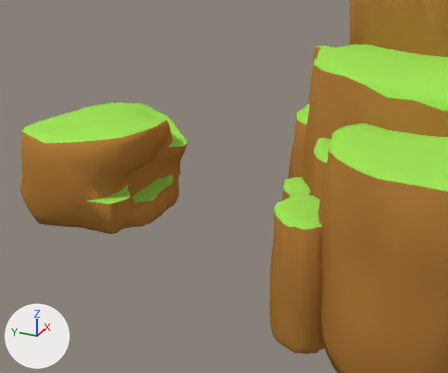
Renders of the Blender file HiddenHarmony/Assets/Models/Hub/EntranceCliffs.blend from each side of a commit.
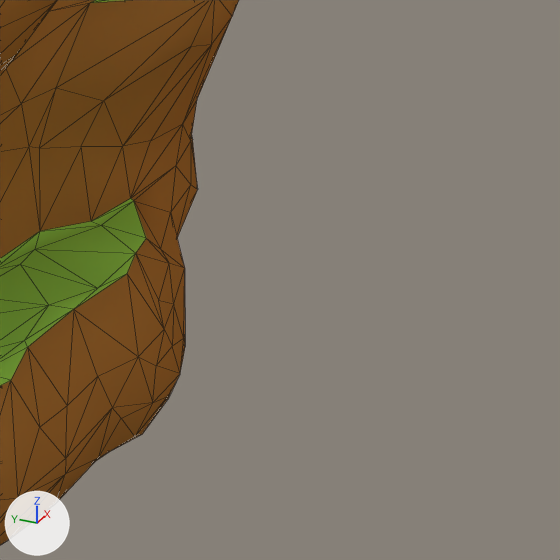
Old and new are each drawn from a 50 mm lens placed at (-23.2, -10.83, 13.16), pointed at (2.62, 0.78, 0.25) and again close up on the part from 34% to 51% of the width and 39% to 60% of the height. Lighting does not change. The marker at lower left points along +X, +Y and +Z. The close-ups show mesh edges as thin lines.
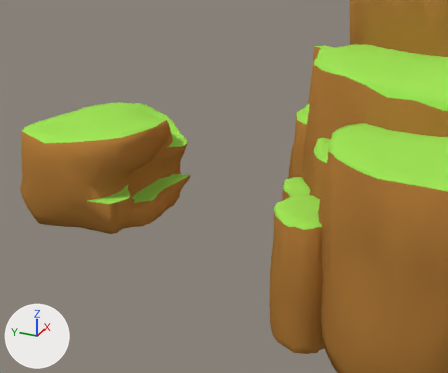
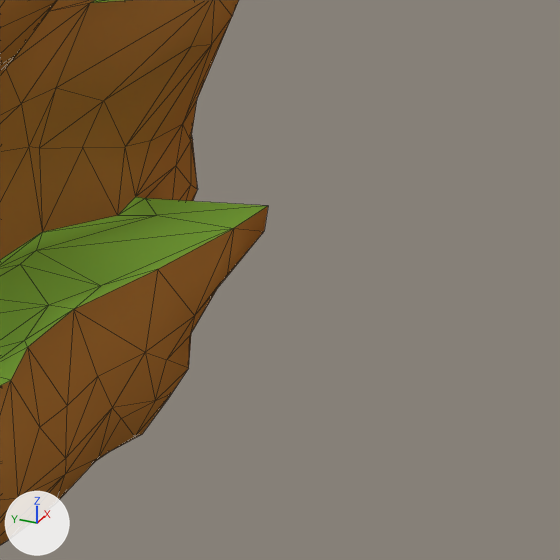
Where the change shows, as pixel boxes [x1, y1, x2, y2] in the close-ups (560 x 560 px; the box of a moved part takes in the faces that stretch with it):
'Sphere', reshaped
    before: [0, 0, 239, 545]
    after: [0, 0, 268, 545]
part 1 of me_sphere_001, moved or reshaped
    before: [0, 44, 212, 437]
    after: [0, 44, 268, 437]

What the commit changed:
me_sphere_001 has 589 vertices, 1174 faces and spans x -2.96..4.15, y -3.51..3.74, z -1.45..3.6.
me_sphere_001 is used by ob_sphere; location (0.0, 6.133, 0.596); scale (1.28, 1.0, 1.0).
Part 1, on me_sphere_001:
Vertex 7 of me_sphere_001 moves from (1.04, -3.34, -0.46) at pixel (164, 329) to (1.24, -3.43, -0.45) at pixel (194, 315).
Vertex 34 of me_sphere_001 moves from (1.72, -2.63, 0.02) at pixel (130, 198) to (1.74, -2.65, 0.03) at pixel (135, 196).
Vertex 38 of me_sphere_001 moves from (1.36, -2.57, 0.02) at pixel (91, 221) to (1.47, -2.7, 0.03) at pixel (117, 215).
Vertex 140 of me_sphere_001 moves from (1.19, -3.34, -0.87) at pixel (180, 373) to (1.25, -3.36, -0.86) at pixel (188, 368).
Vertex 143 of me_sphere_001 moves from (1.33, -2.55, 0.59) at pixel (81, 146) to (1.33, -2.56, 0.58) at pixel (82, 147).
Vertex 188 of me_sphere_001 moves from (1.14, -2.34, 0.02) at pixel (39, 231) to (1.14, -2.35, 0.02) at pixel (42, 232).
Vertex 219 of me_sphere_001 moves from (0.92, -2.46, 0.02) at pixel (34, 249) to (0.92, -2.47, 0.02) at pixel (36, 250).
Vertex 381 of me_sphere_001 moves from (1.29, -3.05, 0.02) at pixel (146, 238) to (1.88, -3.58, 0.06) at pixel (268, 205).
Vertex 430 of me_sphere_001 moves from (1.64, -2.64, 0.45) at pixel (122, 146) to (1.64, -2.65, 0.45) at pixel (125, 146).
Vertex 518 of me_sphere_001 moves from (1.34, -2.67, 0.02) at pixel (101, 225) to (1.57, -2.93, 0.03) at pixel (156, 215).
Vertex 519 of me_sphere_001 moves from (1.7, -2.67, 0.02) at pixel (133, 200) to (1.74, -2.72, 0.03) at pixel (145, 198).
Vertex 522 of me_sphere_001 moves from (1.54, -2.97, -0.21) at pixel (160, 249) to (1.9, -3.26, -0.17).
Vertex 523 of me_sphere_001 moves from (0.84, -3.21, 0.02) at pixel (127, 273) to (0.98, -3.35, 0.01) at pixel (157, 269).
Vertex 526 of me_sphere_001 moves from (1.09, -3.1, 0.02) at pixel (135, 253) to (1.56, -3.53, 0.04) at pixel (233, 228).
Vertex 530 of me_sphere_001 moves from (0.73, -3.35, -0.49) at pixel (138, 356) to (0.78, -3.37, -0.48) at pixel (145, 352).
Vertex 533 of me_sphere_001 moves from (0.85, -3.36, -0.9) at pixel (152, 402) to (0.87, -3.37, -0.89) at pixel (155, 400).
Vertex 542 of me_sphere_001 moves from (1.49, -3.16, -0.81) at pixel (183, 338) to (1.55, -3.18, -0.8) at pixel (191, 332).
Vertex 543 of me_sphere_001 moves from (1.38, -3.18, -0.49) at pixel (173, 304) to (1.67, -3.34, -0.45) at pixel (220, 282).
Vertex 544 of me_sphere_001 moves from (0.63, -3.14, 0.02) at pixel (97, 288) to (0.65, -3.15, 0.03) at pixel (101, 285).
Vertex 556 of me_sphere_001 moves from (0.9, -3.36, -0.65) at pixel (156, 365) to (0.98, -3.39, -0.64) at pixel (166, 359).
Vertex 560 of me_sphere_001 moves from (1.7, -3.05, -0.41) at pixel (184, 268) to (1.85, -3.1, -0.37).
Vertex 561 of me_sphere_001 moves from (1.18, -3.3, -0.67) at pixel (172, 346) to (1.31, -3.34, -0.66) at pixel (189, 335).
Vertex 562 of me_sphere_001 moves from (1.04, -3.34, -0.96) at pixel (167, 396) to (1.07, -3.35, -0.95) at pixel (171, 393).
Vertex 563 of me_sphere_001 moves from (1.17, -3.21, -0.34) at pixel (158, 300) to (1.54, -3.48, -0.32) at pixel (226, 277).
Vertex 564 of me_sphere_001 moves from (1.4, -3.13, -0.21) at pixel (169, 263) to (1.91, -3.52, -0.16) at pixel (264, 231).
Vertex 584 of me_sphere_001 moves from (1.65, -3.07, -0.98) at pixel (185, 346) to (1.65, -3.07, -0.97).
